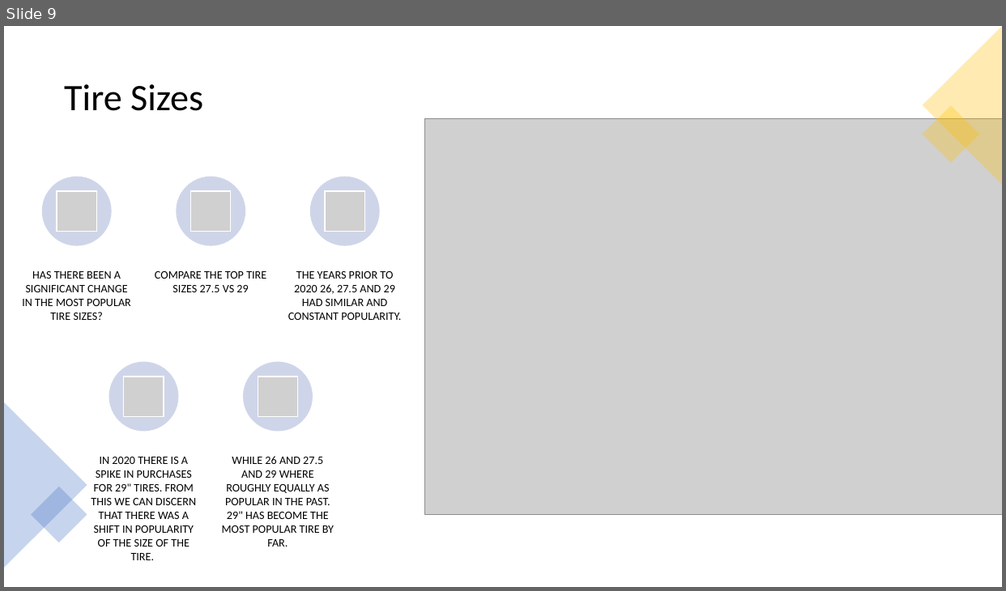
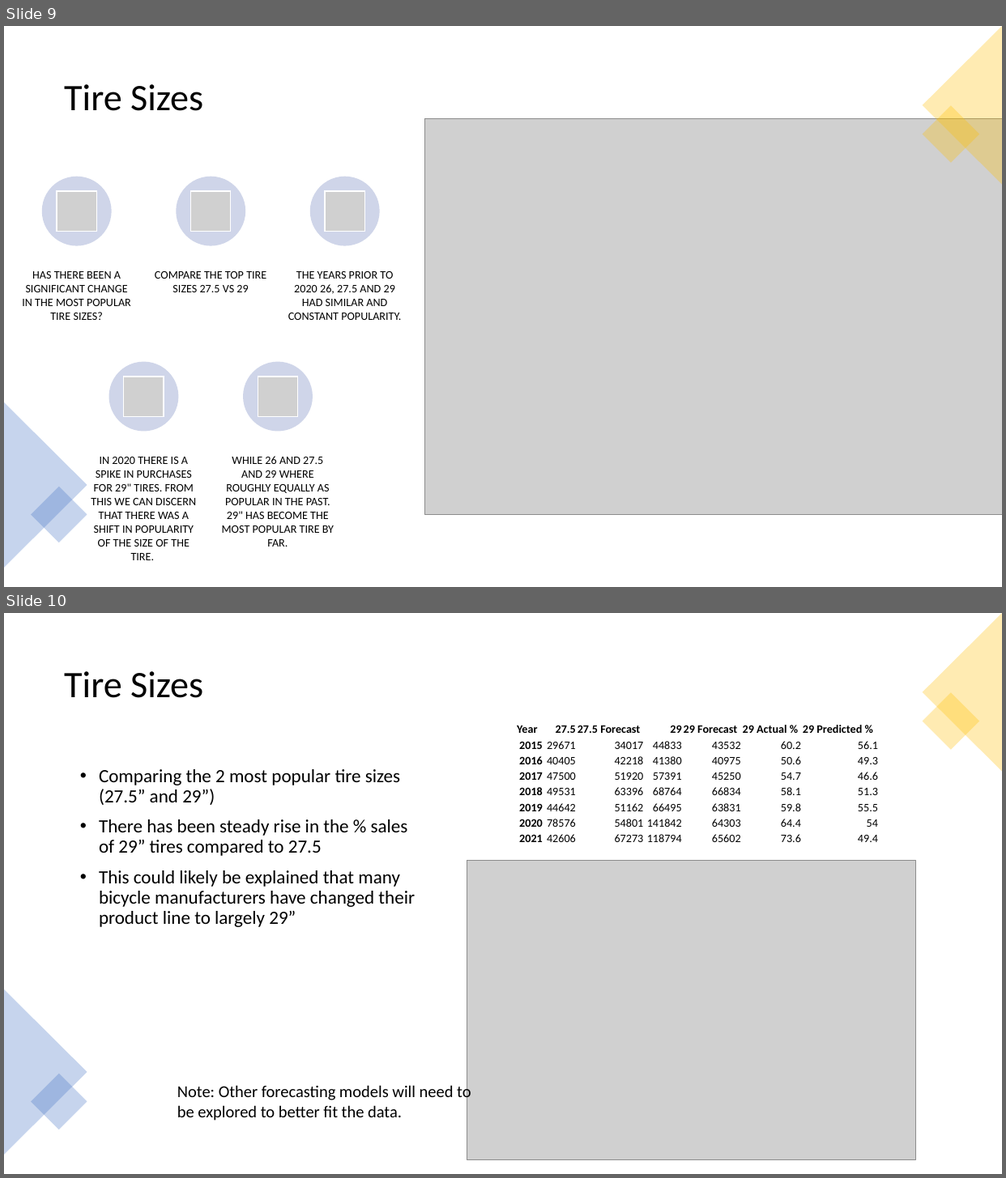
Before and after one commit to 2Delta/GT-Coding-Boot-Camp_Project-1, a slide deck: Project_power_point.pptx. Shown one above the other, each under a label of ours: slide 9 before the commit, slides 9 and 10 after it. The pictures are 1006x591 and 1006x1178 pixels, drawn with LibreOffice and Linux fonts; fonts in the diff are those of the drawing; grey boxes stand for pictures. Boxes give left, top, right and bottom in pixels: in the first picture for what was removed or moved away, otherwise in the second. Text is boxed around its words. In the diff, an @@ line names an element or a change of style, - is before the commit and + after.

```diff
--- a/Project_power_point.pptx
+++ b/Project_power_point.pptx
@@ slide 10 added at [4,613,1002,1174], background #FFFFFF @@
@@ triangle added at [923,613,1002,772], fill #FFC000 at 30% opacity @@
@@ title added at [64,671,203,698], 36 pt, text #000000 @@
+Tire Sizes
@@ rectangle added at [923,693,979,750], fill #FFC000 at 30% opacity @@
@@ table added at [516,722,878,846], 8 rows, 7 columns @@
+Year | 27.5 | 27.5 Forecast | 29 | 29 Forecast | 29 Actual % | 29 Predicted %
+2015 | 29671 | 34017 | 44833 | 43532 | 60.2 | 56.1
+2016 | 40405 | 42218 | 41380 | 40975 | 50.6 | 49.3
+2017 | 47500 | 51920 | 57391 | 45250 | 54.7 | 46.6
+2018 | 49531 | 63396 | 68764 | 66834 | 58.1 | 51.3
+2019 | 44642 | 51162 | 66495 | 63831 | 59.8 | 55.5
+2020 | 78576 | 54801 | 141842 | 64303 | 64.4 | 54
+2021 | 42606 | 67273 | 118794 | 65602 | 73.6 | 49.4
@@ text added at [99,769,415,927], 18 pt, text #000000 @@
+• Comparing the 2 most popular tire sizes (27.5” and 29”)
+• There has been steady rise in the % sales of 29” tires compared to 27.5
+• This could likely be explained that many bicycle manufacturers have changed their product line to largely 29”
@@ picture added at [467,861,916,1161] @@
@@ triangle added at [4,990,87,1155], fill #4472C4 at 30% opacity @@
@@ rectangle added at [31,1073,87,1130], fill #4472C4 at 30% opacity @@
@@ text added at [177,1084,471,1121], 16 pt, text #000000 @@
+Note: Other forecasting models will need to be explored to better fit the data.
```
Also in this commit, not shown: 2 slides changed, 2 other slides added, 2 slides removed, 3 other files.
